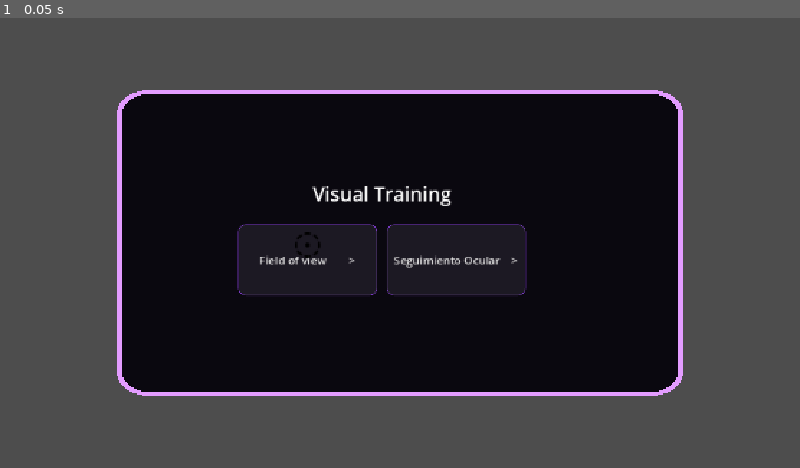
Above: before the commit, frame 1.
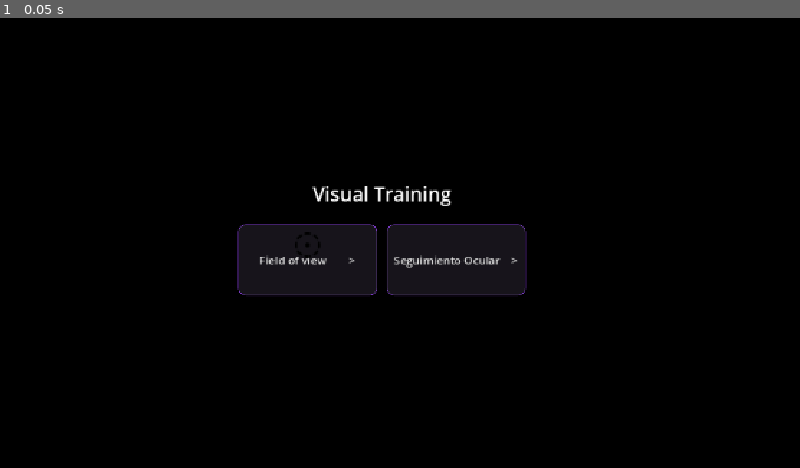
Above: after the commit, the same moment.

Repository: bionabesube/carpincho-orbital
Game: Godot game, scene res://main.tscn
Same seed, same stepped clock (60 frames per second), same inputs: the game is played once before the commit and once after it.
Inputs:
- Up to frame 1 (0.05 s): no input

The runs differ from the first frame. In frame 1, 54% of the frame differs, in the area x 0-100%, y 0-100%.

Commit message:
background with stars

Diff:
--- /dev/null
+++ b/visor/background.gd
@@ -0,0 +1,54 @@
+extends MeshInstance3D
+
+@export var star_scene: PackedScene
+
+@export var spawn_interval: float = 0.01
+@export var star_speed: float = 2.0
+
+# Dimensiones del fondo (ancho y alto)
+@export var area_size: Vector2 = Vector2(30.0, 20.0)
+
+var rng = RandomNumberGenerator.new()
+
+
+func _ready():
+	rng.randomize()
+
+	# Crear temporizador
+	var timer = Timer.new()
+	add_child(timer)
+
+	timer.wait_time = spawn_interval
+	timer.timeout.connect(spawn_stars)
+	timer.autostart = true
+	timer.start()
+
+func spawn_stars():
+	spawn_star()
+	spawn_star()
+
+func spawn_star():
+	# Instanciar estrella
+	var star = star_scene.instantiate()
+
+
+	add_child(star)
+
+	# Posición inicial: centro del fondo
+	star.position = Vector3.ZERO
+
+	# Dirección aleatoria
+	var angle = rng.randf_range(0.0, TAU)
+
+	var direction = Vector2(
+		cos(angle),
+		sin(angle)
+	)
+
+	# Configurar estrella
+	star.setup(
+		direction,
+		area_size,
+		star_speed,
+		angle
+	)
--- /dev/null
+++ b/visor/background.tscn
@@ -0,0 +1,16 @@
+[gd_scene format=3 uid="uid://c3dtaeqvfbyai"]
+
+[ext_resource type="Script" uid="uid://dtutdsl2tdwqf" path="res://background.gd" id="1_oabld"]
+[ext_resource type="PackedScene" uid="uid://r3uf6tx3wdxy" path="res://star.tscn" id="2_i7s6n"]
+
+[sub_resource type="QuadMesh" id="QuadMesh_b7hpn"]
+size = Vector2(30, 20)
+
+[sub_resource type="StandardMaterial3D" id="StandardMaterial3D_hfuxe"]
+albedo_color = Color(0, 0, 0, 1)
+
+[node name="Background" type="MeshInstance3D" unique_id=591175879]
+mesh = SubResource("QuadMesh_b7hpn")
+surface_material_override/0 = SubResource("StandardMaterial3D_hfuxe")
+script = ExtResource("1_oabld")
+star_scene = ExtResource("2_i7s6n")
--- a/visor/main.tscn
+++ b/visor/main.tscn
@@ -1,6 +1,7 @@
 [gd_scene format=3 uid="uid://ccegd1fk0ifuq"]
 
 [ext_resource type="PackedScene" uid="uid://c1xhybhmndtdd" path="res://main_menu.tscn" id="1_0xm2m"]
+[ext_resource type="PackedScene" uid="uid://c3dtaeqvfbyai" path="res://background.tscn" id="1_h2yge"]
 [ext_resource type="PackedScene" uid="uid://1nvxvxtx3aq6" path="res://screen.tscn" id="1_ig7tw"]
 
 [node name="Main" type="Node3D" unique_id=408378875]
@@ -16,5 +17,9 @@
 
 [node name="Screen" parent="." unique_id=1347283870 instance=ExtResource("1_ig7tw")]
 transform = Transform3D(1, 0, 0, 0, -1, 8.742278e-08, 0, -8.742278e-08, -1, 0, 0, -2)
+visible = false
 curvatura = 0.35
 radio_esquinas = 0.18
+
+[node name="Background" parent="." unique_id=591175879 instance=ExtResource("1_h2yge")]
+transform = Transform3D(1, 0, 0, 0, 1, 0, 0, 0, 1, 0, 0, -10)
--- /dev/null
+++ b/visor/star.gd
@@ -0,0 +1,46 @@
+extends MeshInstance3D
+
+var direction: Vector2
+var area_size: Vector2
+var speed: float = 1.0
+var capsule: CapsuleMesh
+
+
+func setup(
+	new_direction: Vector2,
+	new_area_size: Vector2,
+	new_speed: float,
+	new_rotation: float
+):
+	direction = new_direction.normalized()
+	area_size = new_area_size
+	speed = new_speed
+
+	# Aplicar rotación inicial
+	rotation_degrees.z = rad_to_deg(new_rotation) + 90
+
+	# Obtener la cápsula existente
+	capsule = mesh.duplicate() as CapsuleMesh
+	mesh = capsule
+
+func _process(delta):
+	# Distancia al centro
+	var distance = Vector2(position.x, position.y).length() + 1.0
+
+	# Movimiento y aceleración
+	position += Vector3(
+		direction.x,
+		direction.y,
+		0
+	) * speed * distance * delta
+
+	# Aumentar altura de la cápsula
+	if capsule:
+		capsule.height = 0.1 * distance
+
+	# Comprobar si salió del área
+	if (
+		abs(position.x) > area_size.x / 2.0
+		or abs(position.y) > area_size.y / 2.0
+	):
+		queue_free()
--- /dev/null
+++ b/visor/star.tscn
@@ -0,0 +1,16 @@
+[gd_scene format=3 uid="uid://r3uf6tx3wdxy"]
+
+[ext_resource type="Script" uid="uid://pvv7xj82cag7" path="res://star.gd" id="1_46ao5"]
+
+[sub_resource type="CapsuleMesh" id="CapsuleMesh_b7hpn"]
+radius = 0.05
+height = 0.1
+
+[sub_resource type="StandardMaterial3D" id="StandardMaterial3D_hfuxe"]
+albedo_color = Color(18.892157, 18.892157, 18.892157, 1)
+grow_amount = -0.421
+
+[node name="Star" type="MeshInstance3D" unique_id=1334276524]
+mesh = SubResource("CapsuleMesh_b7hpn")
+surface_material_override/0 = SubResource("StandardMaterial3D_hfuxe")
+script = ExtResource("1_46ao5")
Not shown, added: visor/background.gd.uid
Not shown, added: visor/star.gd.uid
Not shown, added: visor/star.tscn1061394548.tmp
Not shown, added: visor/star.tscn1077006120.tmp
